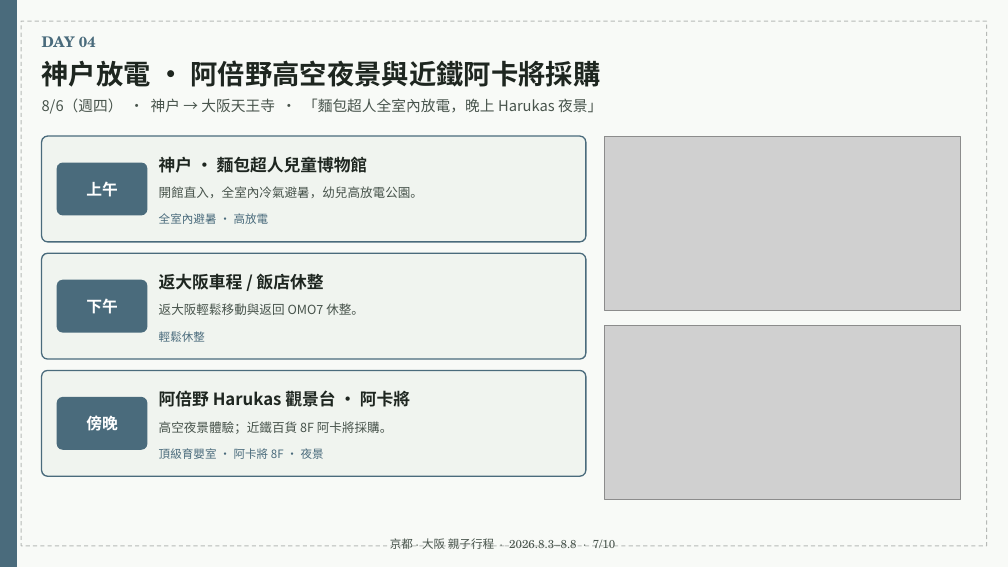
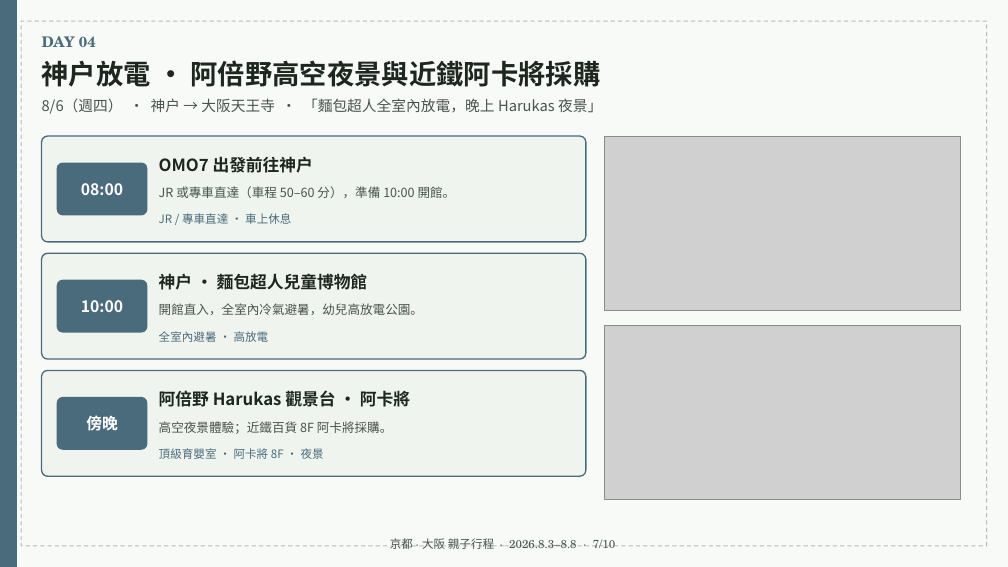
Before and after one commit to maxchan-stack/family-trip-kyoto-osaka-2026, a slide deck: slide 7 of itinerary.pptx. Drawn at 1008x567 pixels with LibreOffice and Linux fonts; fonts in the diff are those of the drawing; grey boxes stand for pictures. Boxes give left, top, right and bottom in pixels: in the first picture for what was removed or moved away, otherwise in the second. Text is boxed around its words. In the diff, an @@ line names an element or a change of style, - is before the commit and + after.

```diff
--- a/itinerary.pptx
+++ b/itinerary.pptx
@@ text at (159, 156, 313, 173): text changed @@
-神戶 · 麵包超人兒童博物館
+OMO7 出發前往神戶
@@ text at (81, 183, 123, 195): text changed @@
-上午
+08:00
@@ text at (159, 186, 456, 198): text changed @@
-開館直入，全室內冷氣避暑，幼兒高放電公園。
+JR 或專車直達（車程 50–60 分），準備 10:00 開館。
@@ text at (159, 213, 291, 224): text changed @@
-全室內避暑 · 高放電
+JR / 專車直達 · 車上休息
@@ text at (159, 273, 368, 290): text changed @@
-返大阪車程 / 飯店休整
+神戶 · 麵包超人兒童博物館
@@ text at (81, 300, 123, 312): text changed @@
-下午
+10:00
@@ text at (159, 303, 423, 315): text changed @@
-返大阪輕鬆移動與返回 OMO7 休整。
+開館直入，全室內冷氣避暑，幼兒高放電公園。
@@ text at (159, 331, 269, 342): text changed @@
-輕鬆休整
+全室內避暑 · 高放電
```
Also in this commit, not shown: 3 other files.
